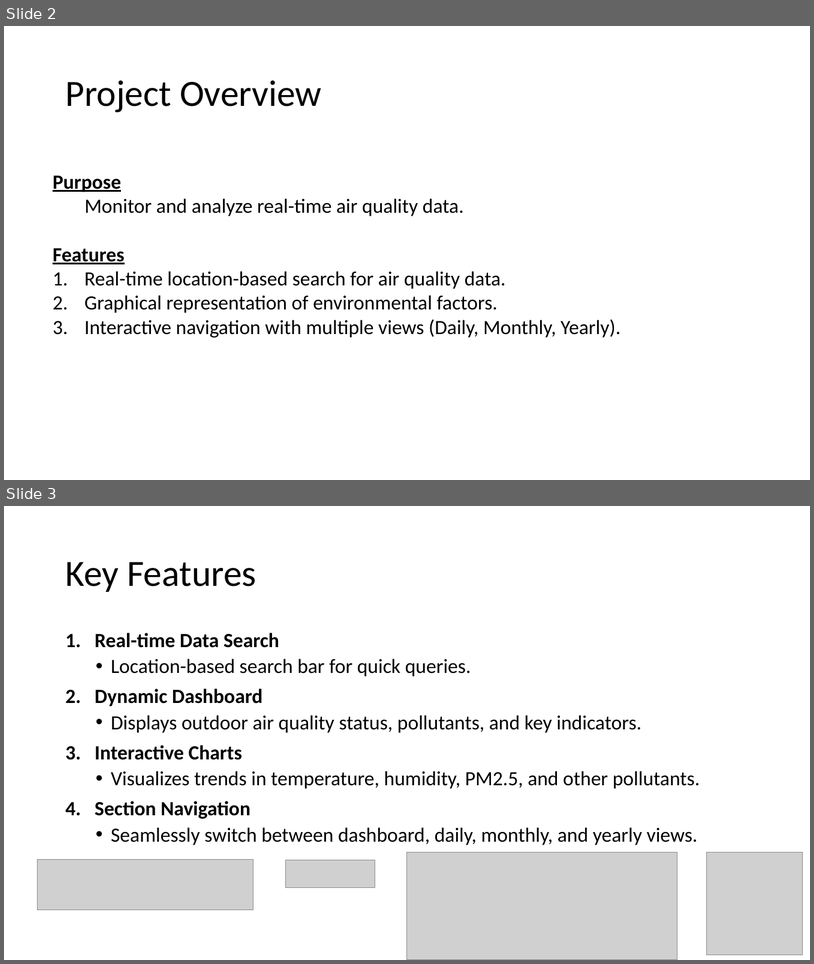
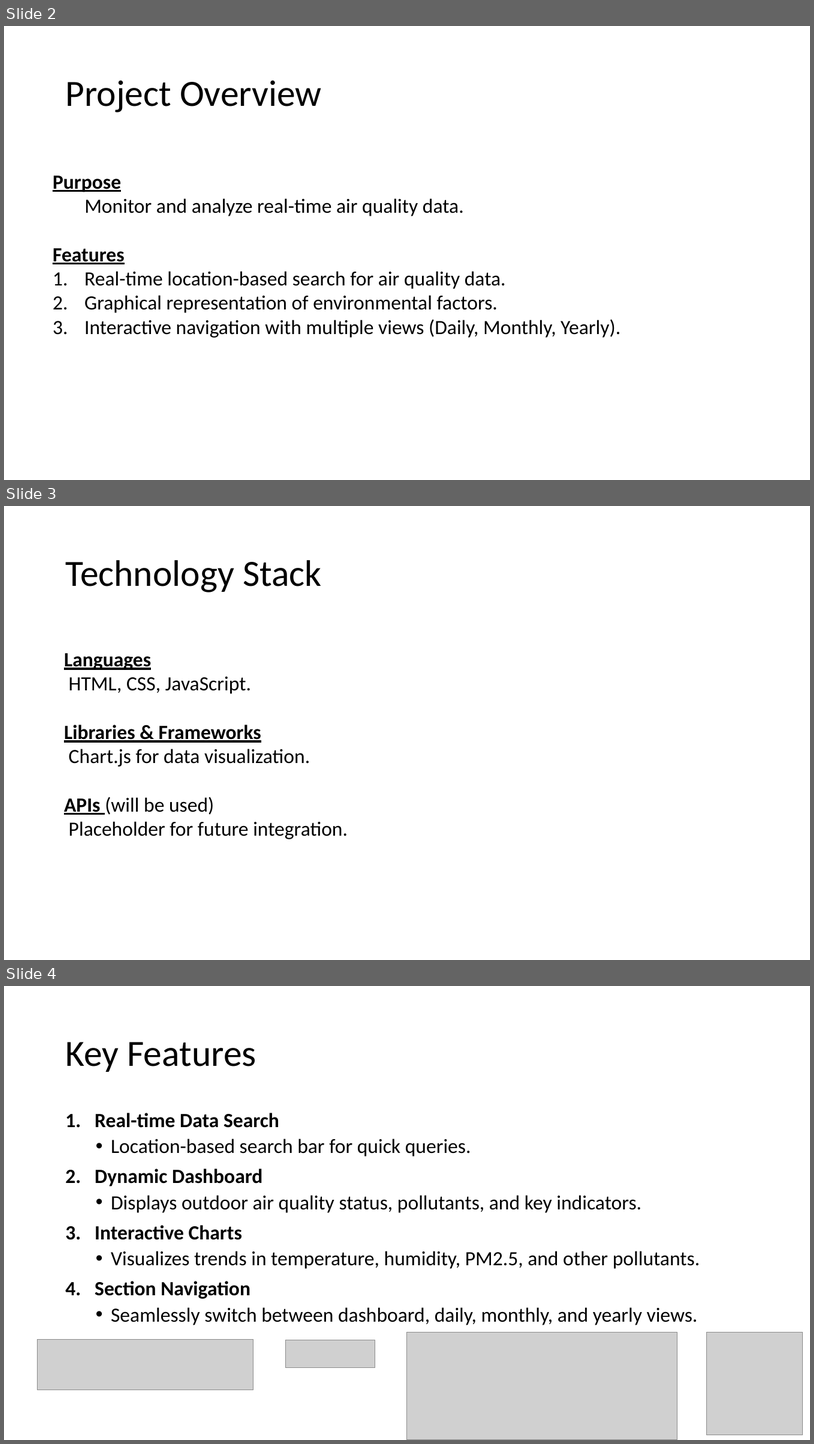
Before and after one commit to TUNMYINTMOKHAUNG/tun_myint_mo_khaung, a slide deck: Web Design Assignment.pptx. Shown one above the other, each under a label of ours: slides 2 and 3 before the commit, slides 2, 3 and 4 after it. The pictures are 814x964 and 814x1444 pixels, drawn with LibreOffice and Linux fonts; fonts in the diff are those of the drawing; grey boxes stand for pictures. Boxes give left, top, right and bottom in pixels: in the first picture for what was removed or moved away, otherwise in the second. Text is boxed around its words. In the diff, an @@ line names an element or a change of style, - is before the commit and + after.

```diff
--- a/Web Design Assignment.pptx
+++ b/Web Design Assignment.pptx
@@ slide 3 added at (4,506,810,960), background #FFFFFF @@
@@ title added at (65,560,322,592), 44 pt, text #000000 @@
+Technology Stack
@@ text added at (64,653,348,839), 24 pt, text #000000 @@
+Languages
+HTML, CSS, JavaScript.
+Libraries & Frameworks
+Chart.js for data visualization.
+APIs (will be used)
+Placeholder for future integration.
@@ what was slide 3 is now slide 4 @@
```
Also in this commit, not shown: 1 slide changed, 2 other slides added.
